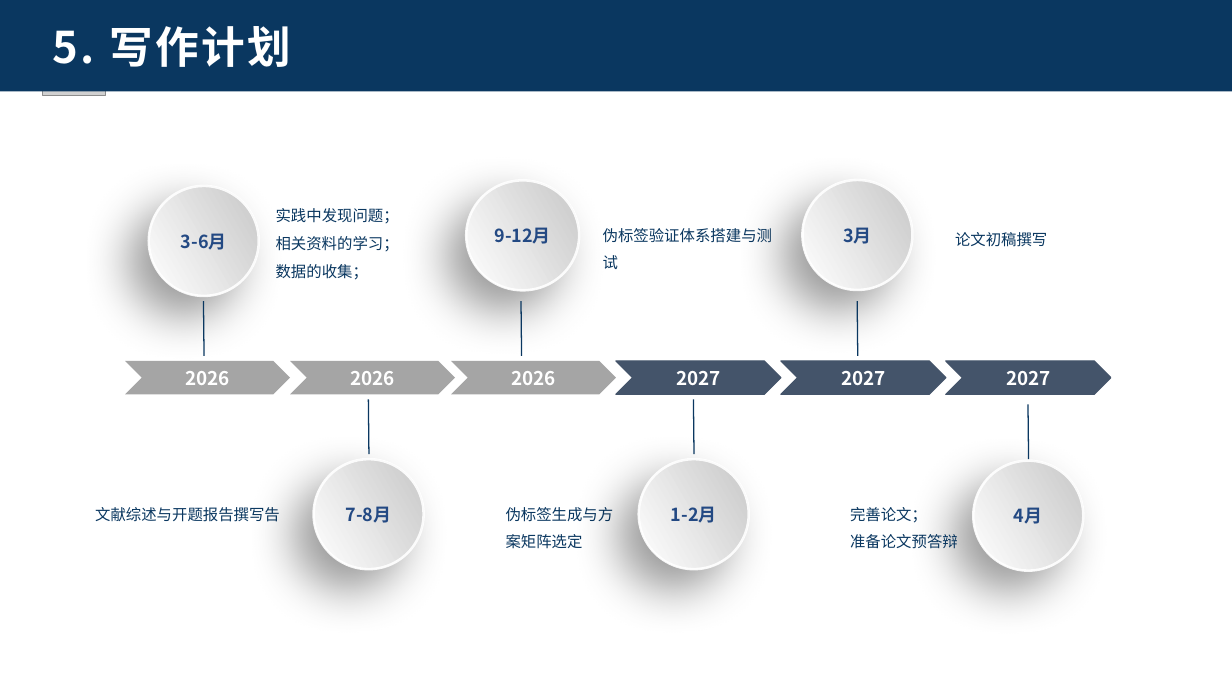
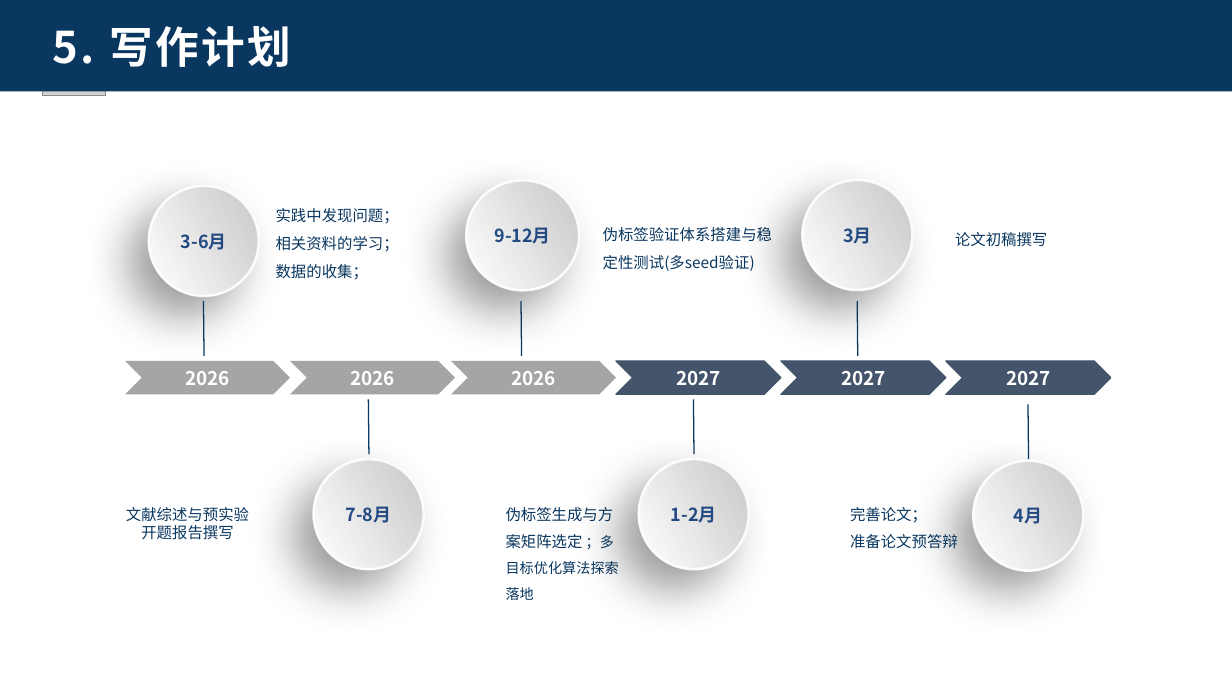
Before and after one commit to xiuli0923/paper, a slide deck: slide 29 of draft_v2.pptx (slide 28 before the commit). Drawn at 1232x693 pixels with LibreOffice and Linux fonts; fonts in the diff are those of the drawing; grey boxes stand for pictures; background and template pictures are left out. Boxes give left, top, right and bottom in pixels: in the first picture for what was removed or moved away, otherwise in the second. Text is boxed around its words. In the diff, an @@ line names an element or a change of style, - is before the commit and + after.

```diff
--- a/draft_v2.pptx
+++ b/draft_v2.pptx
@@ text at <box>603,227,772,242</box>: text changed @@
-伪标签验证体系搭建与测试
+伪标签验证体系搭建与稳定性测试(多seed验证)
@@ text at <box>126,507,249,540</box>: text changed @@
-文献综述与开题报告撰写告
+文献综述与预实验
+开题报告撰写
@@ text at <box>506,507,619,600</box>: text changed @@
-伪标签生成与方案矩阵选定
+伪标签生成与方案矩阵选定 ；多目标优化算法探索落地
```
Also in this commit, not shown: 19 other slides changed, 1 slide added, 1 other file.
